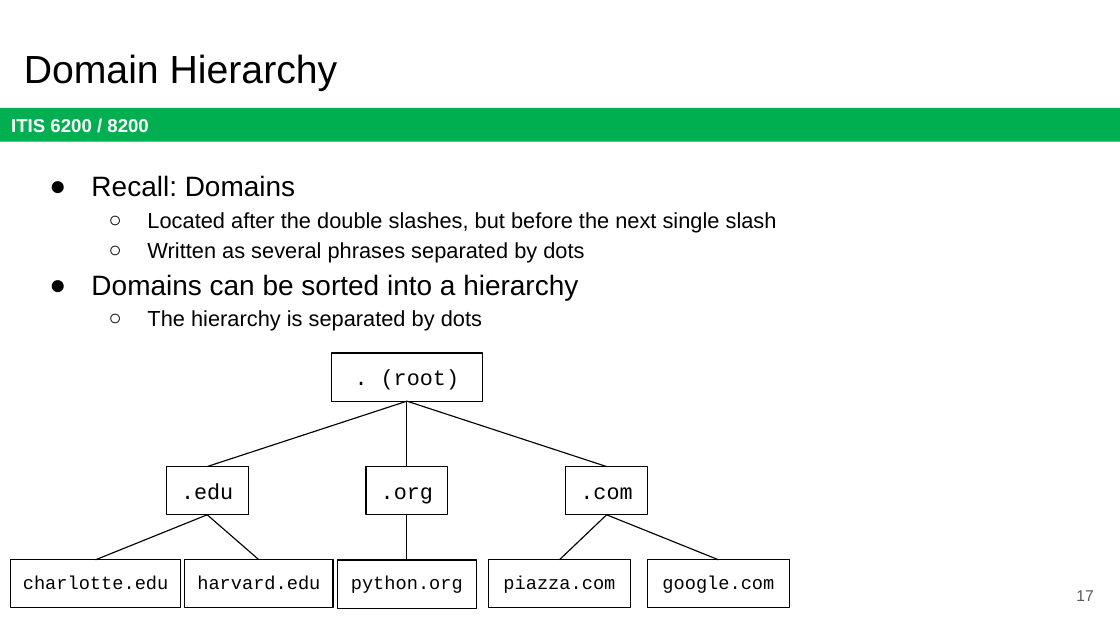
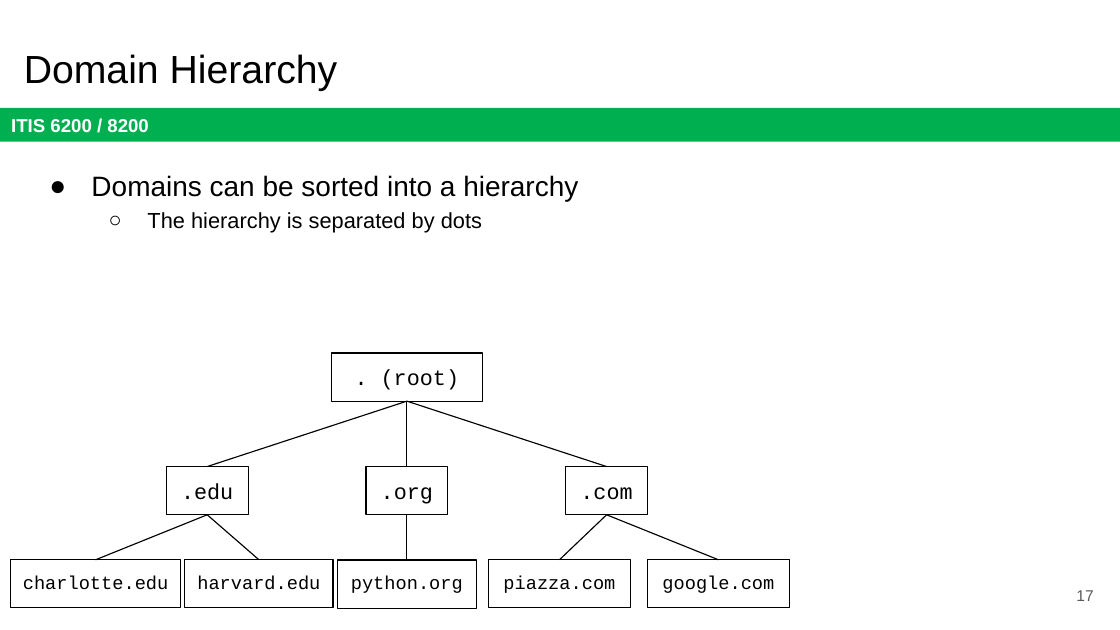
Before and after one commit to jx5c/github.io, a slide deck: slide 17 of teaching/ITIS6200/2023fa/lectures/lec11.pptx. Drawn at 1120x630 pixels with LibreOffice and Linux fonts; fonts in the diff are those of the drawing. Boxes give left, top, right and bottom in pixels: in the first picture for what was removed or moved away, otherwise in the second. Text is boxed around its words. In the diff, an @@ line names an element or a change of style, - is before the commit and + after.

```diff
--- a/teaching/ITIS6200/2023fa/lectures/lec11.pptx
+++ b/teaching/ITIS6200/2023fa/lectures/lec11.pptx
@@ text at <box>91,175,777,262</box>: paragraphs removed @@
-● Recall: Domains
-  ○ Located after the double slashes, but before the next single slash
-  ○ Written as several phrases separated by dots
```
Also in this commit, not shown: 18 other slides changed.
